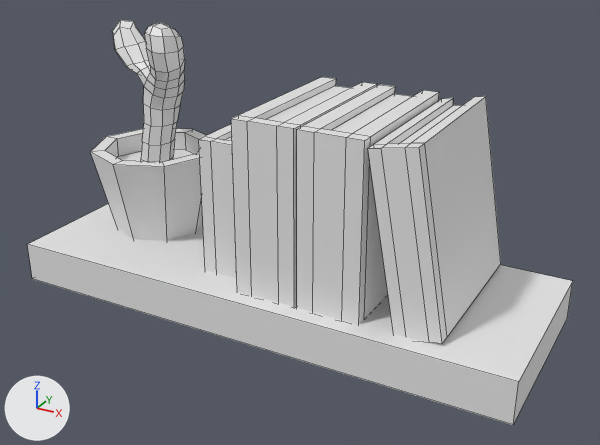
Before and after pictures for a commit that changed the FBX model IGCC2018/Assets/Meshes/LevelMeshes/Furniture/Wallshelf2.fbx.
One viewpoint serves both versions: a 50 mm camera at (5.84, 2.75, 7.46) aimed at (3.85, 6.35, 5.66). Every picture has the same lights, and +X, +Y and +Z are marked at lower left. Mesh edges are drawn as thin lines.
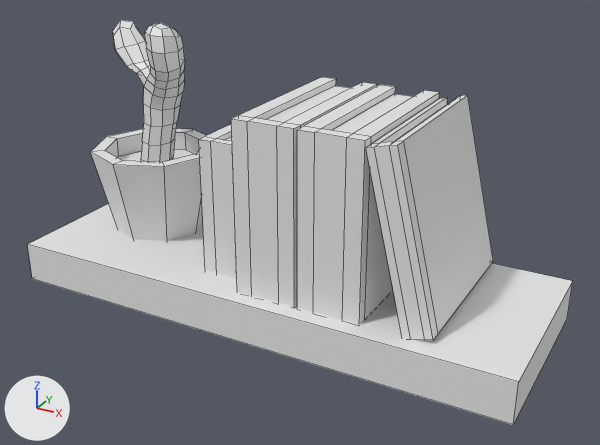
The newer file is also turned or shifted as a whole; pictures and numbers use the older file's frame.

Pixel boxes (x1, y1, x2, y2) of what changed, in the pictures (600 x 445 px; the box of a moved part takes in the faces that stretch with it):
part 1 of me_cube_051, moved or reshaped
    before: (368, 96, 501, 344)
    after: (366, 95, 493, 340)

Diff of the bpy script that builds the scene:
```diff
--- a/IGCC2018/Assets/Meshes/LevelMeshes/Furniture/Wallshelf2.fbx.py
+++ b/IGCC2018/Assets/Meshes/LevelMeshes/Furniture/Wallshelf2.fbx.py
@@ mat_material_004 @@
+mat_material_004 = principled_material('Material.004')
+mat_material_004.base_color = (0.8, 0.8, 0.8)  # white #e7e7e7
+mat_material_004.roughness = 0.553
@@ me_cube_051 @@
 me_cube_051.from_pydata(...)  # 306 vertices, 288 faces; spans x -1.46..1.46, y -0.54..0.54, z 0.0..1.51
 # used by ob_cube_043; location = (3.744, 6.412, 5.143)
+# me_cube_051 part 1: the loose piece of 32 vertices spanning x 0.66..1.07, y -0.43..0.52, z 0.2..1.18 is multiplied about its middle by the matrix ((0.655, 0.0, -0.12), (0.0, 1.0, 0.0), (-0.027, 0.0, 0.983)), then moved by (-0.03, 0.0, 0.01), in mat_material_004 (white #e7e7e7)
+me_cube_051.materials.append(mat_material_004)  # white #e7e7e7
```
